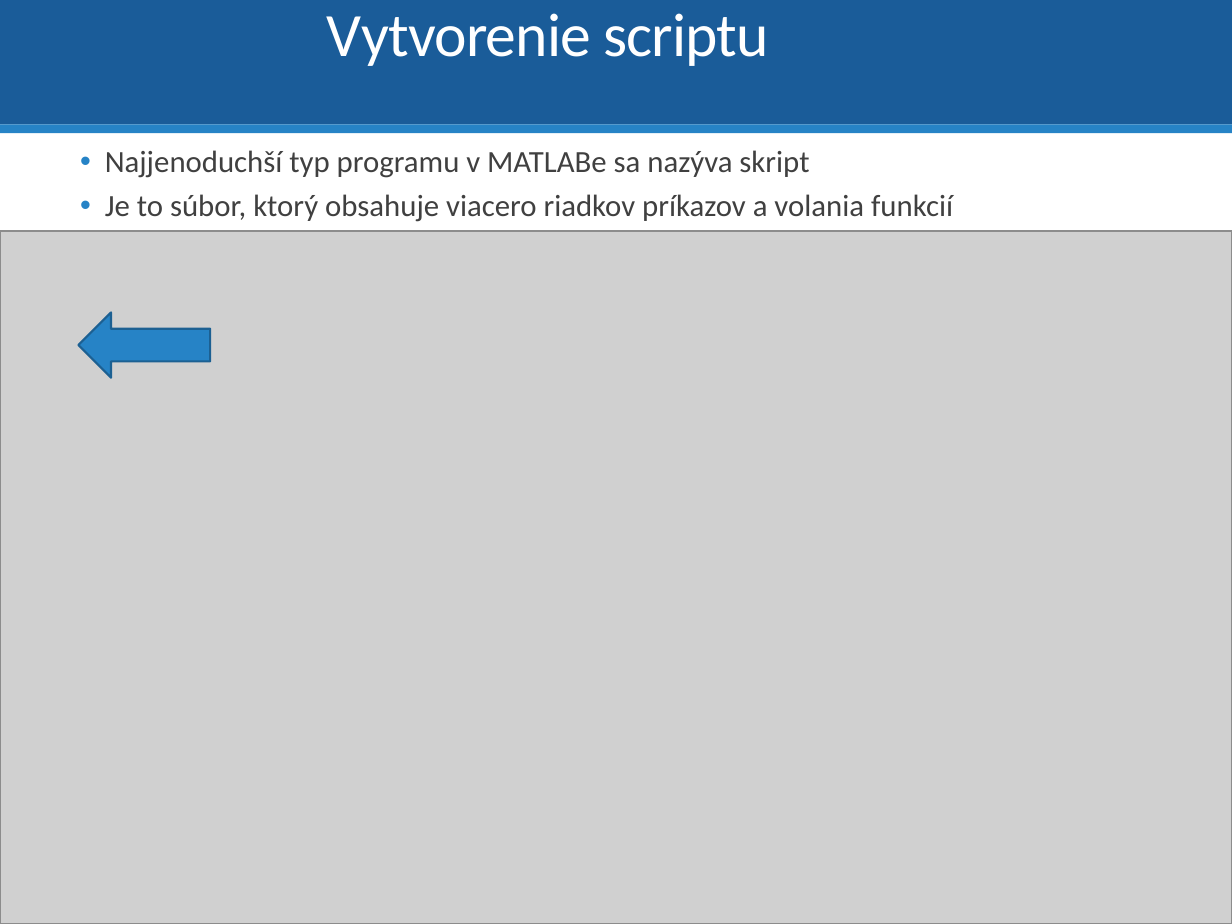
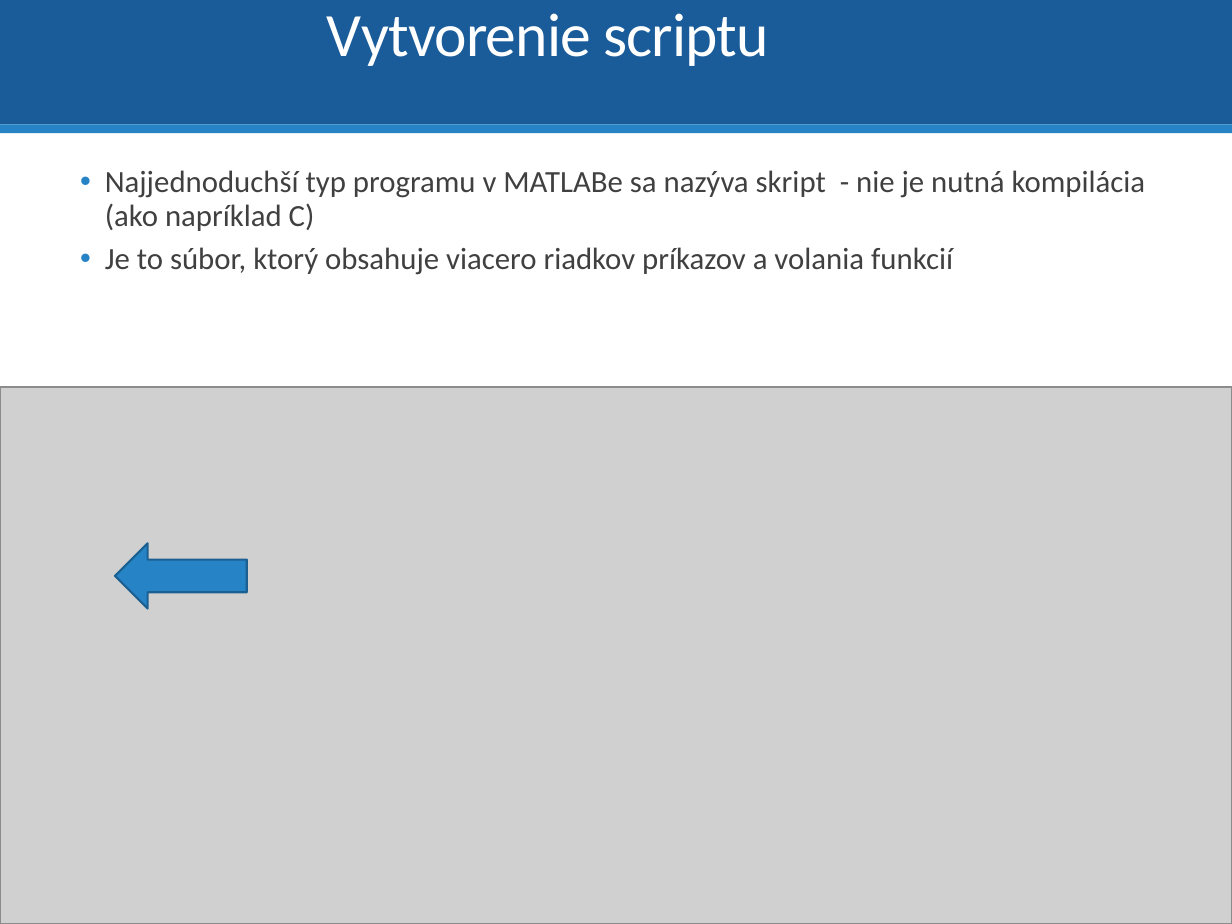
Before and after one commit to dodekm/TeamProjektKybernetika, a slide deck: slide 6 of Nove prednasky/TP_P1.pptx (slide 10 before the commit). Drawn at 1232x924 pixels with LibreOffice and Linux fonts; fonts in the diff are those of the drawing; grey boxes stand for pictures. Boxes give left, top, right and bottom in pixels: in the first picture for what was removed or moved away, otherwise in the second. Text is boxed around its words. In the diff, an @@ line names an element or a change of style, - is before the commit and + after.

```diff
--- a/Nove prednasky/TP_P1.pptx
+++ b/Nove prednasky/TP_P1.pptx
@@ text "Najjednoduchší typ programu v MATLABe ...": place and size @@
-text "Najjednoduchší typ programu v MATLABe ..." at box(105, 150, 953, 222)
+text "Najjednoduchší typ programu v MATLABe ..." at box(105, 170, 1146, 275)
@@ text at box(105, 170, 1146, 231): text changed @@
-  • Najjenoduchší typ programu v MATLABe sa nazýva skript
+  • Najjednoduchší typ programu v MATLABe sa nazýva skript - nie je nutná kompilácia (ako napríklad C)
@@ picture: place and size @@
-picture at box(0, 232, 1232, 924)
+picture at box(0, 387, 1232, 924)
@@ left arrow: place and size @@
-left arrow at box(79, 313, 211, 378)
+left arrow at box(115, 543, 246, 609)
```
Also in this commit, not shown: 10 other slides changed, 3 slides added, 9 slides removed.
